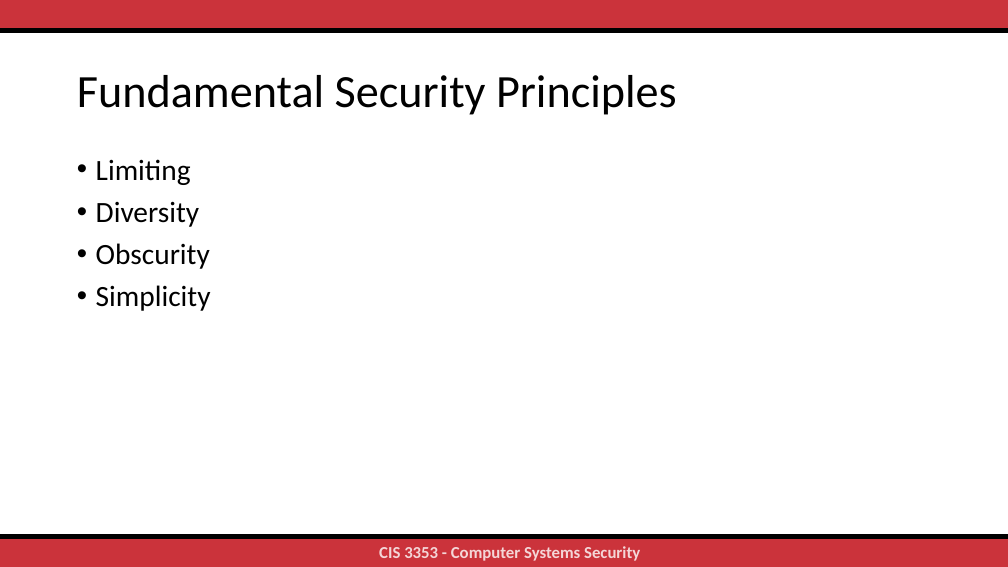
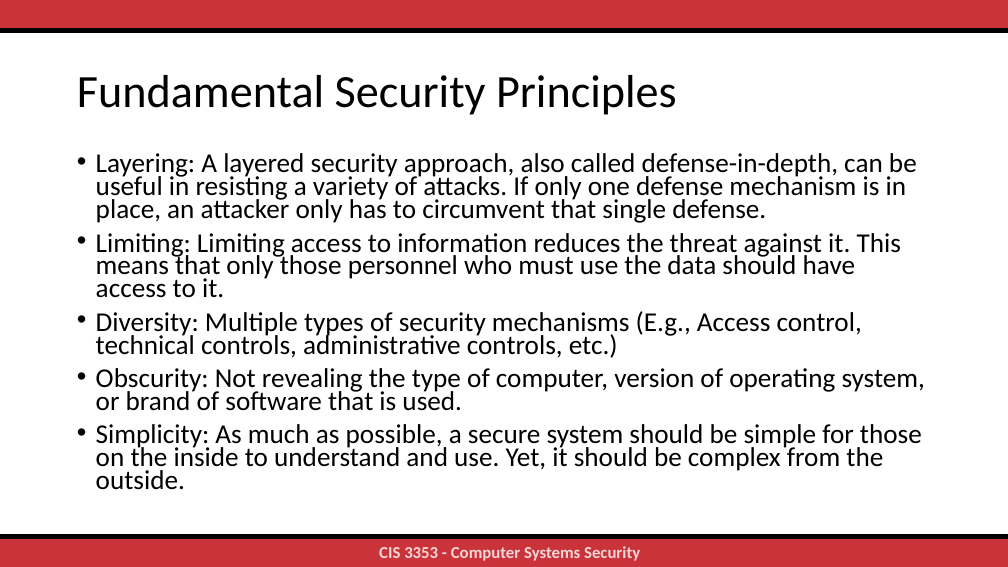
Before and after one commit to cyberknowledge/computer_systems_security, a slide deck: slide 24 of Chapter 1.pptx. Drawn at 1008x567 pixels with LibreOffice and Linux fonts; fonts in the diff are those of the drawing. Boxes give left, top, right and bottom in pixels: in the first picture for what was removed or moved away, otherwise in the second. Text is boxed around its words. In the diff, an @@ line names an element or a change of style, - is before the commit and + after.

```diff
--- a/Chapter 1.pptx
+++ b/Chapter 1.pptx
@@ text at (x1=96, y1=153, x2=925, y2=490): text changed; size 28 to 25.9 pt @@
-• Limiting
-• Diversity
-• Obscurity
-• Simplicity
+• Layering: A layered security approach, also called defense-in-depth, can be useful in resisting a variety of attacks. If only one defense mechanism is in place, an attacker only has to circumvent that single defense.
+• Limiting: Limiting access to information reduces the threat against it. This means that only those personnel who must use the data should have access to it.
+• Diversity: Multiple types of security mechanisms (E.g., Access control, technical controls, administrative controls, etc.)
+• Obscurity: Not revealing the type of computer, version of operating system, or brand of software that is used.
+• Simplicity: As much as possible, a secure system should be simple for those on the inside to understand and use. Yet, it should be complex from the outside.
```
Also in this commit, not shown: 1 other file.
